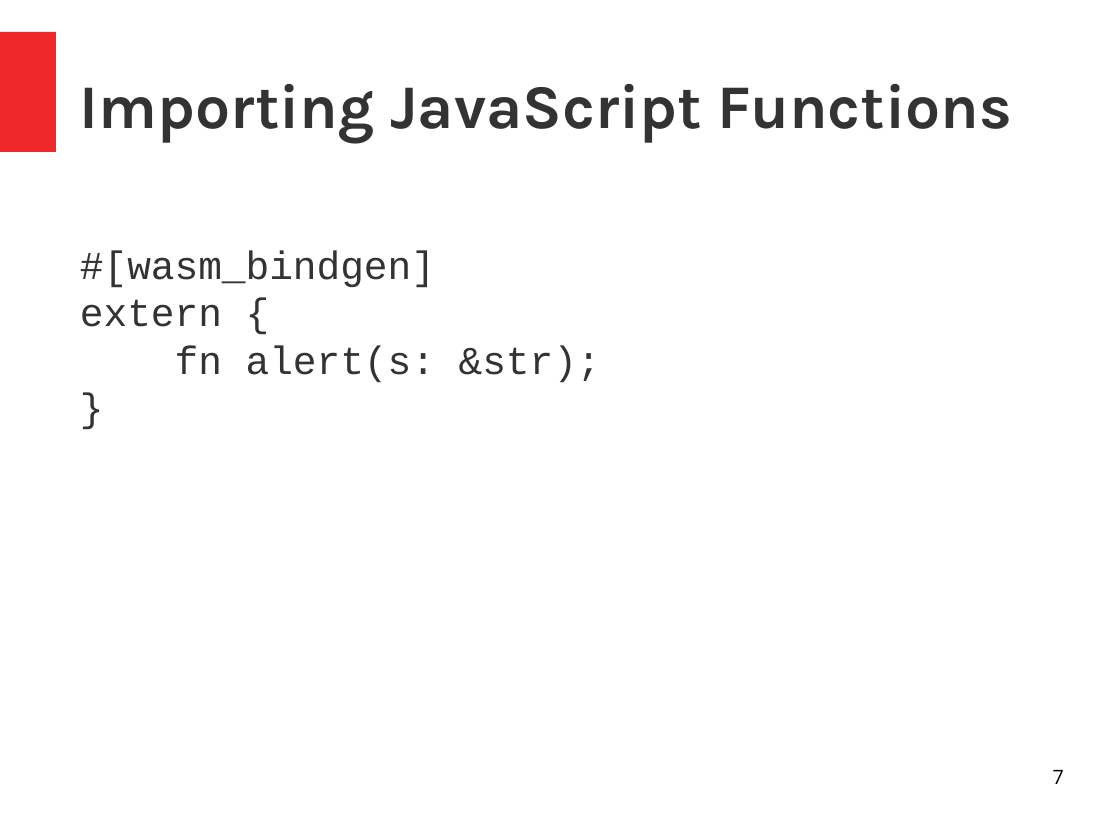
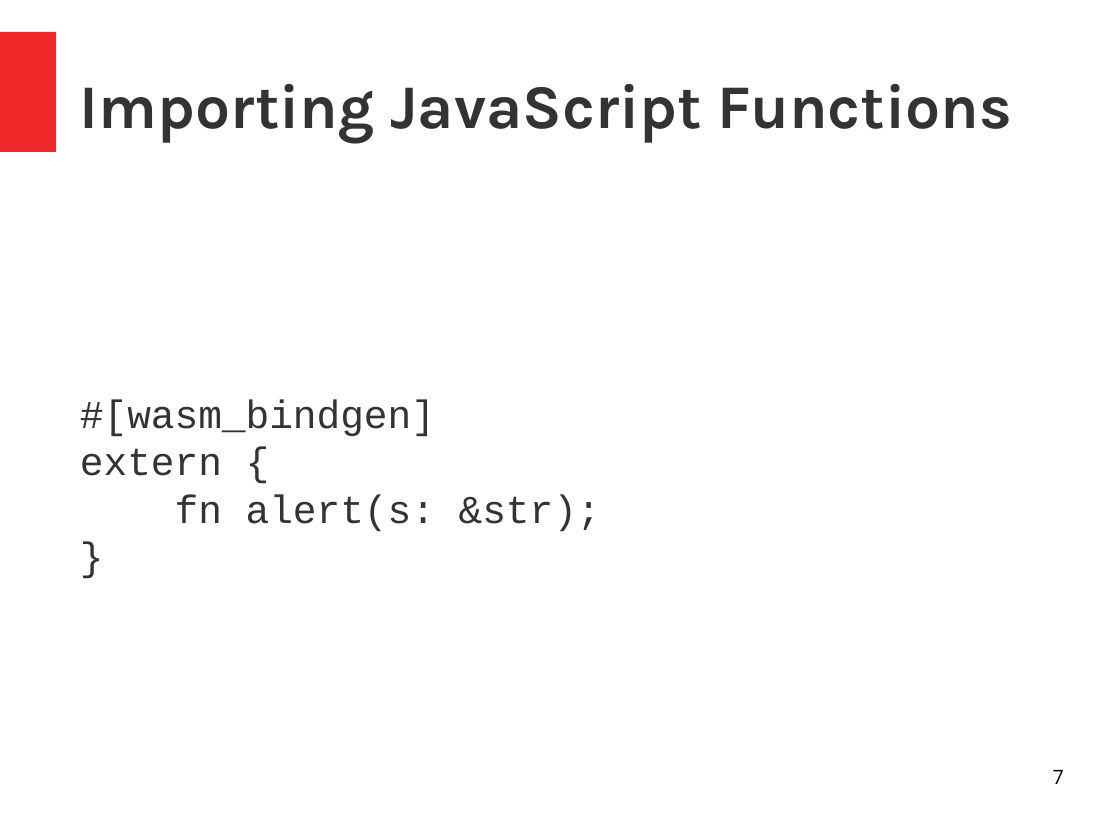
Before and after one commit to pdxrust/rust-wasm-workshop, a slide deck: slide 7 of rust-wasm-workshop-intro-slides.odp. Drawn at 1120x840 pixels with LibreOffice and Linux fonts; fonts in the diff are those of the drawing. Boxes give left, top, right and bottom in pixels: in the first picture for what was removed or moved away, otherwise in the second. Text is boxed around its words. In the diff, an @@ line names an element or a change of style, - is before the commit and + after.

Commit message:
add hello world and wasm-bindgen-cli install

```diff
--- a/rust-wasm-workshop-intro-slides.odp
+++ b/rust-wasm-workshop-intro-slides.odp
@@ text "#[wasm_bindgen]" at [80, 399, 601, 532]: vertical alignment top to middle @@
```
Also in this commit, not shown: 7 other slides changed, 1 other file.
